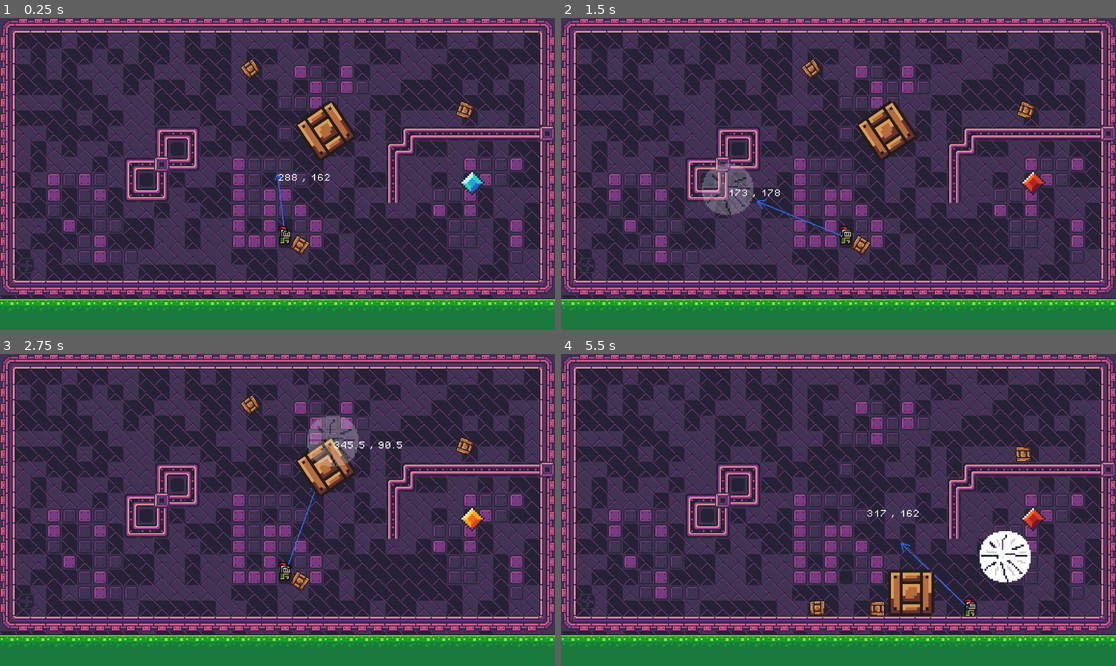
Above: before the commit, frames 1-4 (two rows, left to right).
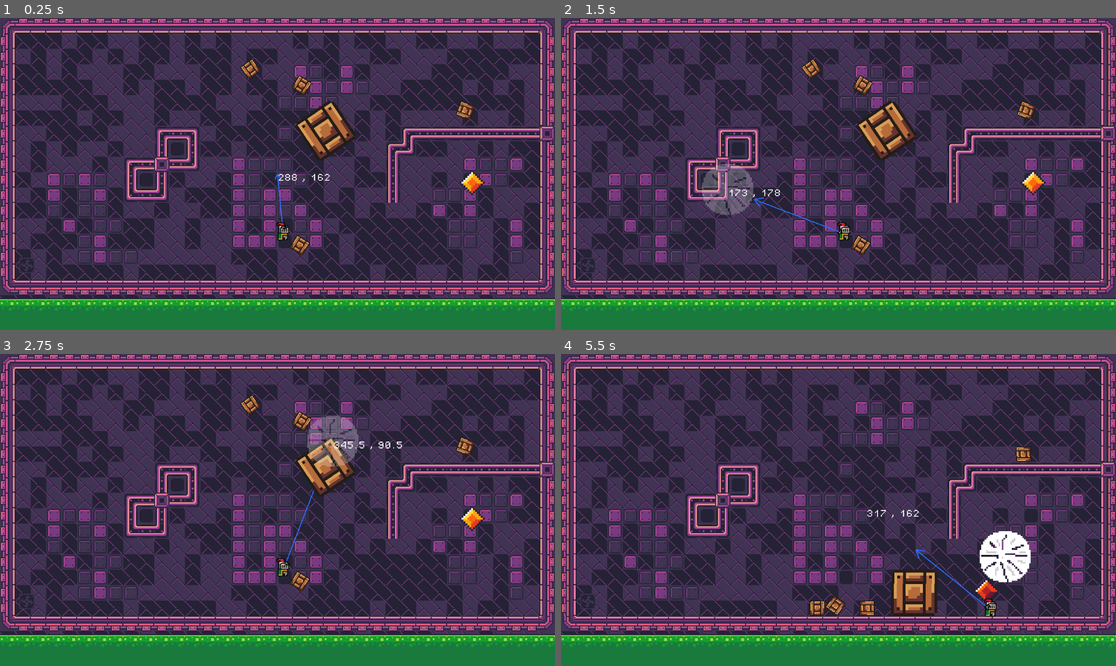
Above: after the commit, the same moments.

Repository: varblez/ZeroG
Game: Godot game, scene res://Scene/game.tscn
Two runs of this game, one before a commit and one after it. Both use one fixed random seed, a clock stepped at 60 frames per second and the inputs below.
Inputs (mouse positions are in pixels of both pictures, inside the frame that each line leads up to):
- Up to frame 1 (0.25 s): no input
- Up to frame 2 (1.5 s): tap Enter (ui_accept) at 0.5, 0.77 s; move the mouse to (960, 158) at 0.52 s; hold D (right) from 0.53 s (still down); click (960, 158) at 0.6 s; move the mouse to (727, 189) at 1.27 s; tap Q (gadget) at 1.35 s
- Up to frame 3 (2.75 s): tap Enter (ui_accept) at 1.52, 2 s; move the mouse to (333, 441) at 2.02 s; release D (right) at 2.03 s; hold A (left) from 2.03 s (still down); tap F (grab) at 2.1 s
- Up to frame 4 (5.5 s): move the mouse to (810, 572) at 2.77 s; release A (left) at 2.78 s; hold D (right) 2.78-4.28 s; tap G (gravity) at 2.85 s; tap Enter (ui_accept) at 3.02, 3.77, 4.52 s; move the mouse to (1005, 556) at 3.52 s; right-click (1005, 556) at 3.6 s; move the mouse to (672, 463) at 4.27 s; hold A (left) 4.28-5.03 s; tap V (vent) at 4.35 s; move the mouse to (866, 510) at 5.02 s; hold D (right) from 5.03 s (still down); click (866, 510) at 5.1 s

The runs differ from the first frame. In frame 1, 0.4% of the frame differs, in the area x 49-87%, y 18-73%; in frame 2, 0.5%; in frame 3, 0.4%; in frame 4, 1.8%, in the area x 44-88%, y 49-85%.

Commit message:
enemy state machine

Diff:
--- a/zerog/Scene/enemy.tscn
+++ b/zerog/Scene/enemy.tscn
@@ -1,7 +1,10 @@
-[gd_scene load_steps=9 format=3 uid="uid://cx7as1rgkgn2y"]
+[gd_scene load_steps=13 format=3 uid="uid://cx7as1rgkgn2y"]
 
 [ext_resource type="Script" path="res://Scripts/enemy.gd" id="1_ecpso"]
 [ext_resource type="Texture2D" uid="uid://bbg4o8uj4jgo0" path="res://Assets/sci-fi-tileset.png" id="1_rtf2i"]
+[ext_resource type="Script" path="res://Scripts/state_machine.gd" id="3_1dwe3"]
+[ext_resource type="Script" path="res://Scripts/EnemyIdle.gd" id="4_uloj7"]
+[ext_resource type="Script" path="res://Scripts/EnemyFollow.gd" id="5_3emgr"]
 
 [sub_resource type="AtlasTexture" id="AtlasTexture_hsw8m"]
 atlas = ExtResource("1_rtf2i")
@@ -19,6 +22,10 @@
 atlas = ExtResource("1_rtf2i")
 region = Rect2(64, 96, 16, 16)
 
+[sub_resource type="AtlasTexture" id="AtlasTexture_bb2ug"]
+atlas = ExtResource("1_rtf2i")
+region = Rect2(48, 96, 16, 16)
+
 [sub_resource type="SpriteFrames" id="SpriteFrames_uvodv"]
 animations = [{
 "frames": [{
@@ -35,8 +42,16 @@
 "texture": SubResource("AtlasTexture_lr1qb")
 }],
 "loop": true,
-"name": &"default",
+"name": &"Active",
 "speed": 10.0
+}, {
+"frames": [{
+"duration": 1.0,
+"texture": SubResource("AtlasTexture_bb2ug")
+}],
+"loop": true,
+"name": &"Passive",
+"speed": 5.0
 }]
 
 [sub_resource type="CircleShape2D" id="CircleShape2D_7yulx"]
@@ -52,8 +67,8 @@
 position = Vector2(1, -1)
 scale = Vector2(2, 2)
 sprite_frames = SubResource("SpriteFrames_uvodv")
-autoplay = "default"
-frame_progress = 0.306448
+animation = &"Passive"
+autoplay = "Passive"
 
 [node name="CollisionShape2D" type="CollisionShape2D" parent="."]
 shape = SubResource("CircleShape2D_7yulx")
@@ -65,4 +80,14 @@
 wait_time = 0.5
 autostart = true
 
+[node name="StateMachine" type="Node2D" parent="." node_paths=PackedStringArray("initial_state")]
+script = ExtResource("3_1dwe3")
+initial_state = NodePath("EnemyFollow")
+
+[node name="EnemyIdle" type="Node" parent="StateMachine"]
+script = ExtResource("4_uloj7")
+
+[node name="EnemyFollow" type="Node" parent="StateMachine"]
+script = ExtResource("5_3emgr")
+
 [connection signal="timeout" from="Timer" to="." method="_on_timer_timeout"]
--- a/zerog/Scene/freeze_area.tscn
+++ b/zerog/Scene/freeze_area.tscn
@@ -12,8 +12,8 @@
 script = ExtResource("1_n1ut6")
 
 [node name="FreezeArea" type="Area2D" parent="."]
-collision_layer = 2
-collision_mask = 2
+collision_layer = 4
+collision_mask = 4
 
 [node name="CollisionShape2D" type="CollisionShape2D" parent="FreezeArea"]
 shape = SubResource("CircleShape2D_e0v3w")
--- a/zerog/Scene/game.tscn
+++ b/zerog/Scene/game.tscn
@@ -119,9 +119,13 @@
 position = Vector2(311, 236)
 rotation = 0.560653
 
+[node name="Box5" parent="." instance=ExtResource("4_7rcon")]
+position = Vector2(313, 70)
+rotation = 0.560653
+
 [node name="Player" parent="." node_paths=PackedStringArray("tools", "tool_2", "tool_3", "vent") instance=ExtResource("6_uotso")]
 z_index = 1
-position = Vector2(296, 228)
+position = Vector2(294, 224)
 tools = NodePath("../Tools")
 tool_2 = NodePath("../Tools/Tool2")
 tool_3 = NodePath("../Tools/Tool3")
@@ -141,7 +145,6 @@
 [node name="Enemy" parent="." node_paths=PackedStringArray("target") instance=ExtResource("11_tkr7c")]
 position = Vector2(490, 171)
 target = NodePath("../Player")
-AI_On = false
 
 [node name="MouseLbl" type="Label" parent="."]
 offset_left = 69.0
--- /dev/null
+++ b/zerog/Scripts/EnemyFollow.gd
@@ -0,0 +1,32 @@
+extends State
+class_name EnemyFollow
+
+@onready var enemy: CharacterBody2D = $"../.."
+@onready var animated_sprite_2d: AnimatedSprite2D = $"../../AnimatedSprite2D"
+@onready var navigation_agent_2d: NavigationAgent2D = $"../../NavigationAgent2D"
+
+var target : Player
+var nav_agent : NavigationAgent2D
+@export var speed = 35
+@export var push_force = 100
+
+func enter():
+	target = enemy.target
+	animated_sprite_2d.play("Active")
+
+func physics_update(_delta: float):
+	if enemy.AI_On:
+		var dir = Vector2.ZERO
+		if navigation_agent_2d:
+			dir  = enemy.to_local(navigation_agent_2d.get_next_path_position()).normalized()
+		enemy.velocity = dir * speed
+
+		for i in enemy.get_slide_collision_count():
+			var collider = enemy.get_slide_collision(i)
+			if collider.get_collider() is RigidBody2D:
+				collider.get_collider().apply_central_impulse(-collider.get_normal()*push_force)
+
+		enemy.move_and_slide()
+
+	if (target.position - enemy.position).length() > 100:
+		Transitioned.emit(self,"EnemyIdle")
--- /dev/null
+++ b/zerog/Scripts/EnemyIdle.gd
@@ -0,0 +1,15 @@
+extends State
+class_name EnemyIdle
+
+var target : Player
+@onready var animated_sprite_2d: AnimatedSprite2D = $"../../AnimatedSprite2D"
+@onready var enemy: CharacterBody2D = $"../.."
+
+
+func enter():
+	target = enemy.target
+	animated_sprite_2d.play("Passive")
+
+func physics_update(_delta : float):
+	if (target.position - enemy.position).length() < 100.0:
+		Transitioned.emit(self,"EnemyFollow")
--- /dev/null
+++ b/zerog/Scripts/State.gd
@@ -0,0 +1,16 @@
+extends Node
+class_name State
+
+signal Transitioned
+
+func enter():
+	pass
+
+func exit():
+	pass
+
+func update(_delta : float):
+	pass
+
+func physics_update(_delta:float):
+	pass
--- a/zerog/Scripts/enemy.gd
+++ b/zerog/Scripts/enemy.gd
@@ -1,9 +1,9 @@
 extends CharacterBody2D
 
-@export var speed = 35
-@export var push_force = 10
-@export var target : Node2D
+
+@export var target : RigidBody2D
 @onready var navigation_agent_2d: NavigationAgent2D = $NavigationAgent2D
+@onready var animated_sprite_2d: AnimatedSprite2D = $AnimatedSprite2D
 
 @export var AI_On = true
 
@@ -13,17 +13,8 @@
 
 
 # Called every frame. 'delta' is the elapsed time since the previous frame.
-func _physics_process(delta: float) -> void:
-	if AI_On:
-		var dir  = to_local(navigation_agent_2d.get_next_path_position()).normalized()
-		velocity = dir * speed
-
-		for i in get_slide_collision_count():
-			var collider = get_slide_collision(i)
-			if collider.get_collider() is RigidBody2D:
-				collider.get_collider().apply_central_impulse(-collider.get_normal()*push_force)
-
-		move_and_slide()
+func _physics_process(_delta: float) -> void:
+	pass
 
 
 func _on_timer_timeout() -> void:
--- a/zerog/Scripts/freeze_area.gd
+++ b/zerog/Scripts/freeze_area.gd
@@ -8,7 +8,7 @@
 func _ready() -> void:
 	pos = get_global_mouse_position()
 
-func _physics_process(delta: float) -> void:
+func _physics_process(_delta: float) -> void:
 	if !stuck:
 		position = get_global_mouse_position()
 		if Input.is_action_just_pressed("select"):
--- a/zerog/Scripts/mouse_lbl.gd
+++ b/zerog/Scripts/mouse_lbl.gd
@@ -10,7 +10,6 @@
 
 
 # Called every frame. 'delta' is the elapsed time since the previous frame.
-func _process(delta: float) -> void:
+func _process(_delta: float) -> void:
 	position = get_global_mouse_position()
-	var vector = get_global_mouse_position()-player.position
 	text = str(str(snapped(get_global_mouse_position().x,step)) + " , " + str(snapped(get_global_mouse_position().y,step)))
--- a/zerog/Scripts/player_2.gd
+++ b/zerog/Scripts/player_2.gd
@@ -1,4 +1,5 @@
 extends RigidBody2D
+class_name Player
 #player components added by path
 @onready var kick_ray: RayCast2D = $KickRay
 @onready var pin_joint_2d: PinJoint2D = $PinJoint2D
@@ -33,7 +34,7 @@
 
 
 
-func _physics_process(delta: float) -> void:
+func _physics_process(_delta: float) -> void:
 	#change gravity
 	if Input.is_action_just_pressed("gravity"):
 		SignalBus._flip_gravity.emit(!GravityOn)
@@ -93,7 +94,7 @@
 
 	#move_and_slide()
 
-func _integrate_forces(state: PhysicsDirectBodyState2D) -> void:
+func _integrate_forces(_state: PhysicsDirectBodyState2D) -> void:
 	cust_move_and_slide()
 
 func _on_grabber_body_entered(body: Node2D) -> void:
--- /dev/null
+++ b/zerog/Scripts/state_machine.gd
@@ -0,0 +1,41 @@
+extends Node2D
+
+@export var initial_state : State
+var states : Dictionary = {}
+var current_state : State
+
+# Called when the node enters the scene tree for the first time.
+func _ready() -> void:
+	for child in get_children():
+		if child is State:
+			states[child.name.to_lower()] = child
+			child.Transitioned.connect(on_child_transitioned)
+
+	if initial_state:
+		initial_state.enter()
+		current_state = initial_state
+
+
+
+# Called every frame. 'delta' is the elapsed time since the previous frame.
+func _process(delta: float) -> void:
+	if current_state:
+		current_state.physics_update(delta)
+
+func _physics_process(delta: float) -> void:
+	if current_state:
+		current_state.physics_update(delta)
+
+func on_child_transitioned(state, new_state_name):
+	if state != current_state:
+		return
+
+	var new_state = states.get(new_state_name.to_lower())
+	if !new_state:
+		return
+
+	if current_state:
+		current_state.exit()
+	if new_state:
+		current_state = new_state
+		current_state.enter()
--- a/zerog/Scripts/vent.gd
+++ b/zerog/Scripts/vent.gd
@@ -9,7 +9,7 @@
 
 
 # Called every frame. 'delta' is the elapsed time since the previous frame.
-func _process(delta: float) -> void:
+func _process(_delta: float) -> void:
 	if Input.is_action_pressed("vent"):
 		air_particle.emitting = true
 	elif Input.is_action_just_released("vent"):
--- a/zerog/project.godot
+++ b/zerog/project.godot
@@ -76,6 +76,14 @@
 ]
 }
 
+[layer_names]
+
+2d_physics/layer_1="Level"
+2d_physics/layer_2="Player"
+2d_physics/layer_3="Phys_Obj"
+2d_physics/layer_4="Enemy"
+2d_physics/layer_5="Static_Grab"
+
 [physics]
 
 2d/default_gravity=0.0
